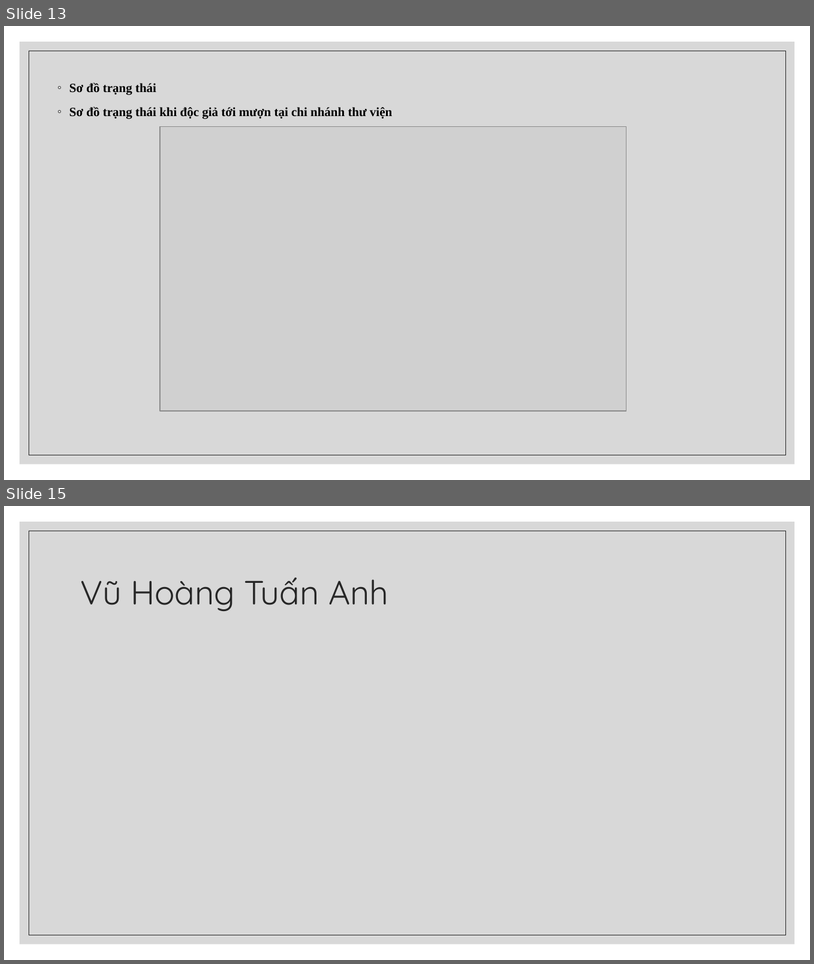
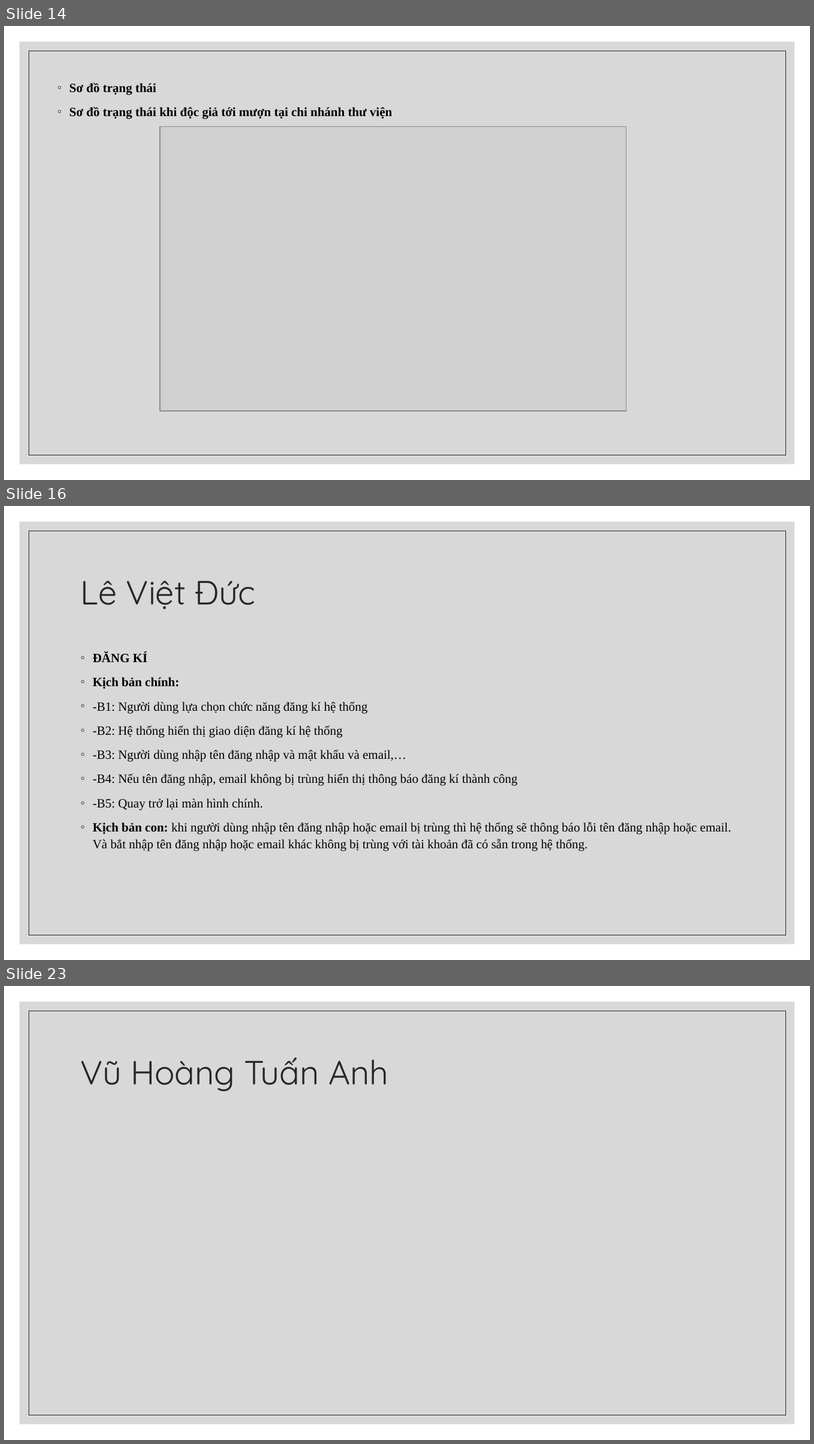
Before and after one commit to HuynhMinh02/THICUOIKI, a slide deck: src/baithicuoiki/Báo-cáo-đề-án-phát-triển-phần-mềm-OPEN-LIBRARY.pptx. Shown one above the other, each under a label of ours: slides 13 and 15 before the commit, slides 14, 16 and 23 after it; the slides between them are not shown. The pictures are 814x964 and 814x1444 pixels, drawn with LibreOffice and Linux fonts; fonts in the diff are those of the drawing; grey boxes stand for pictures. Boxes give left, top, right and bottom in pixels: in the first picture for what was removed or moved away, otherwise in the second. Text is boxed around its words. In the diff, an @@ line names an element or a change of style, - is before the commit and + after.

```diff
--- a/src/baithicuoiki/Báo-cáo-đề-án-phát-triển-phần-mềm-OPEN-LIBRARY.pptx
+++ b/src/baithicuoiki/Báo-cáo-đề-án-phát-triển-phần-mềm-OPEN-LIBRARY.pptx
@@ slide 16 added at (4,506,810,960), background #FFFFFF; not listed: 2 template elements that a slide beside it also shows @@
@@ title added at (81,580,255,609), 40 pt, text #262626 @@
+Lê Việt Đức
@@ text added at (93,652,732,851), 15 pt, text #000000 @@
+◦ ĐĂNG KÍ
+◦ Kịch bản chính:
+◦ -B1: Người dùng lựa chọn chức năng đăng kí hệ thống
+◦ -B2: Hệ thống hiển thị giao diện đăng kí hệ thống
+◦ -B3: Người dùng nhập tên đăng nhập và mật khẩu và email,…
+◦ -B4: Nếu tên đăng nhập, email không bị trùng hiển thị thông báo đăng kí thành công
+◦ -B5: Quay trở lại màn hình chính.
+◦ Kịch bản con: khi người dùng nhập tên đăng nhập hoặc email bị trùng thì hệ thống sẽ thông báo lỗi tên đăng nhập hoặc email. Và bắt nhập tên đăng nhập hoặc email khác không bị trùng với tài khoản đã có sẵn trong hệ thống.
@@ what was slide 13 is now slide 14 @@
@@ what was slide 15 is now slide 23 @@
```
Also in this commit, not shown: 2 slides changed, 7 other slides added, 1 other file.
